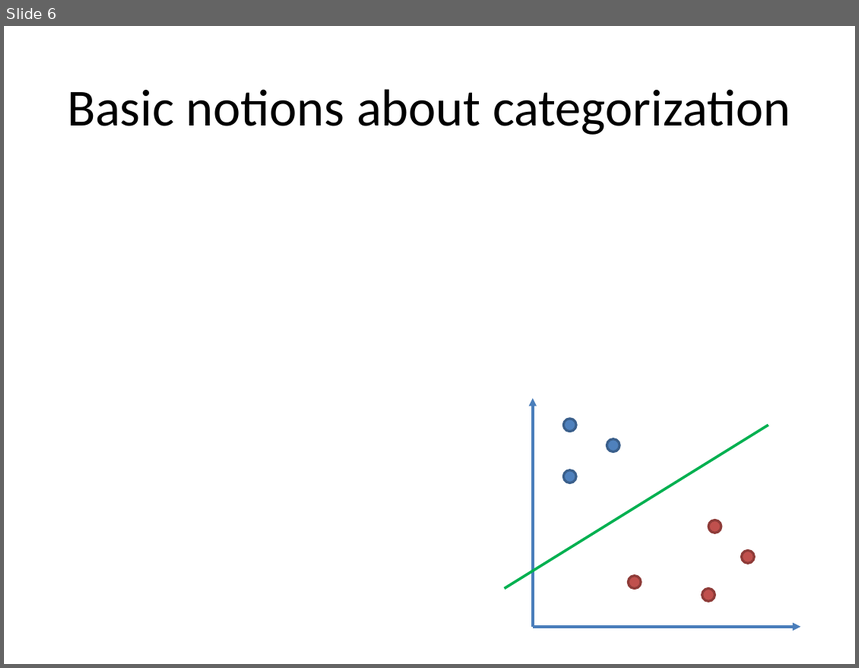
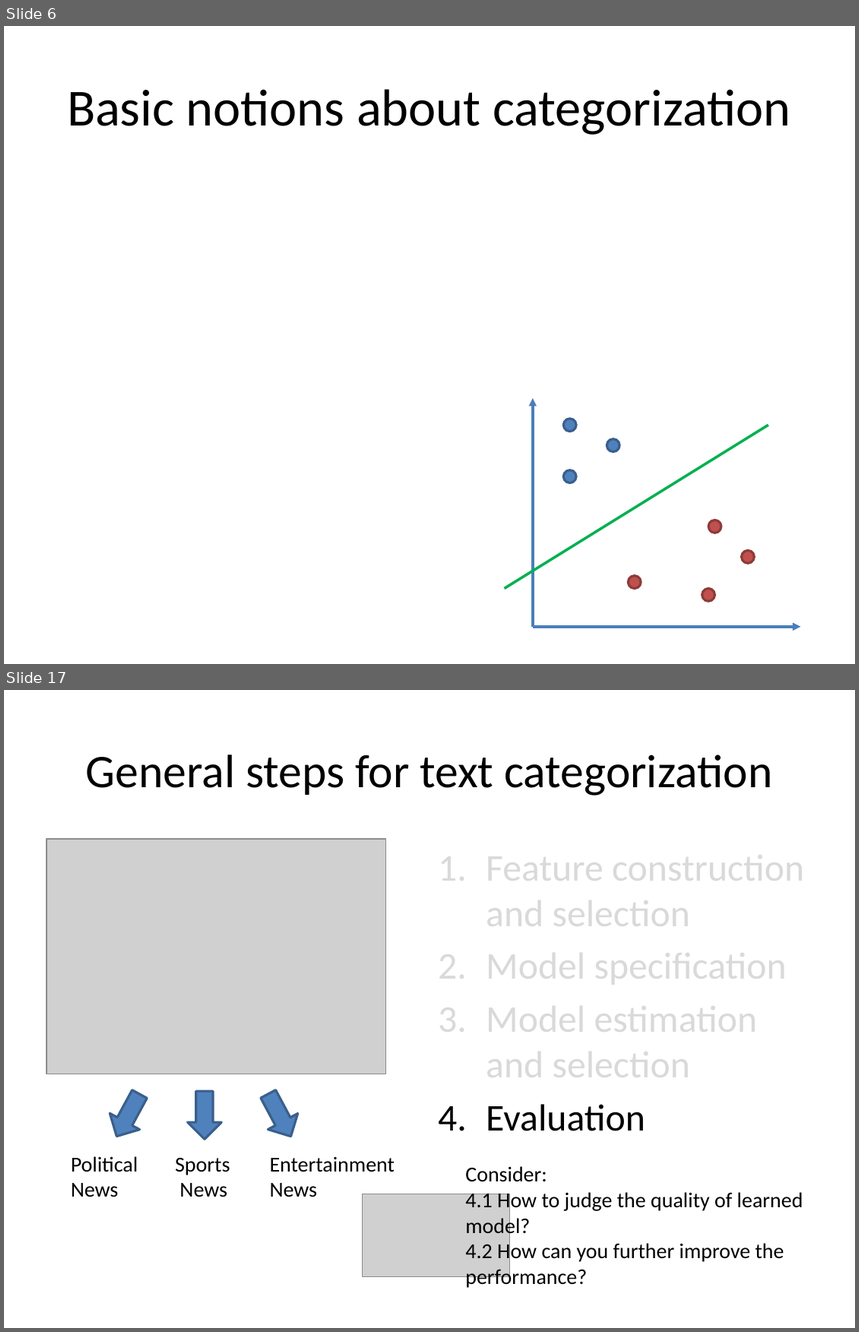
Before and after one commit to wang296/CS6501-Text-Mining, a slide deck: docs/Text Categorization.pptx. Shown one above the other, each under a label of ours: slide 6 before the commit, slides 6 and 17 after it; the slides between them are not shown. The pictures are 859x668 and 859x1332 pixels, drawn with LibreOffice and Linux fonts; fonts in the diff are those of the drawing; grey boxes stand for pictures. Boxes give left, top, right and bottom in pixels: in the first picture for what was removed or moved away, otherwise in the second. Text is boxed around its words. In the diff, an @@ line names an element or a change of style, - is before the commit and + after.

```diff
--- a/docs/Text Categorization.pptx
+++ b/docs/Text Categorization.pptx
@@ slide 17 added at (4,690,855,1328), background #FFFFFF @@
@@ title added at (86,755,772,796), 39.6 pt, text #000000 @@
+General steps for text categorization
@@ picture added at (47,839,386,1075) @@
@@ text added at (486,845,804,1132), 32 pt, text #D9D9D9 @@
+1. Feature construction and selection
+2. Model specification
+3. Model estimation and selection
+4. Evaluation
@@ down arrow added at (102,1087,154,1144), fill #4F81BD, outline #3A5F8C 2 pt @@
@@ down arrow added at (188,1092,222,1139), fill #4F81BD, outline #3A5F8C 2 pt @@
@@ down arrow added at (253,1087,306,1144), fill #4F81BD, outline #3A5F8C 2 pt @@
@@ text added at (71,1157,138,1198), 18 pt, text #000000 @@
+Political News
@@ text added at (175,1158,230,1198), 18 pt, text #000000 @@
+Sports News
@@ text added at (270,1157,395,1198), 18 pt, text #000000 @@
+Entertainment News
@@ text added at (465,1167,804,1288), 18 pt, text #000000 @@
+Consider:
+4.1 How to judge the quality of learned model?
+4.2 How can you further improve the performance?
@@ picture added at (363,1195,509,1277) @@
```
Also in this commit, not shown: 3 slides changed, 8 other slides added, 1 other file.
